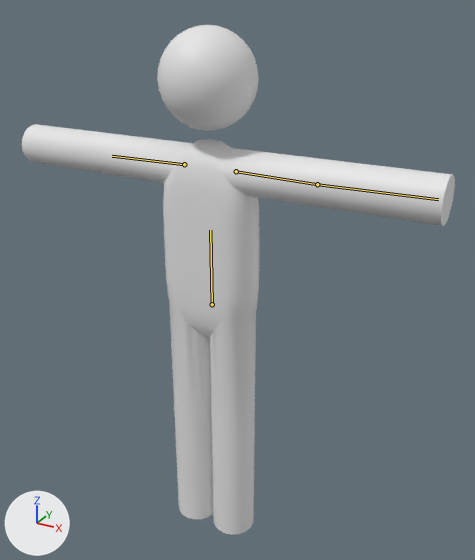
The FBX model Content/Resources/Character01-6.fbx as it was, and as the next commit left it.
Before and after are seen from a 50 mm camera at (0.57, -0.939, 1.025) aimed at (-0.006, 0.108, 0.502). The axes (+X, +Y, +Z) are drawn at lower left. The lights are the same throughout. The bones that change are drawn over the model as lines.

The first picture shows 'vg.body'.
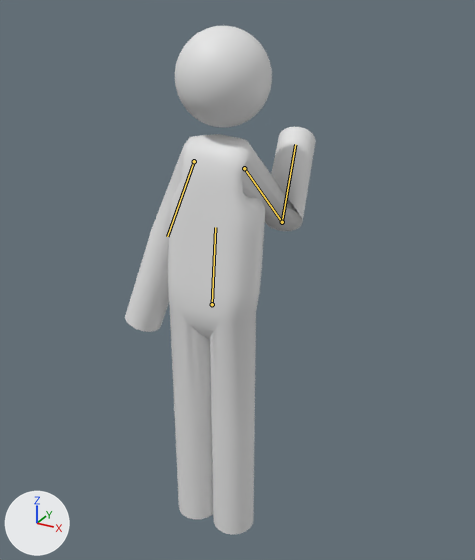
The newer file adds an action. The first version stands in its rest pose; the second is drawn at frame 7 of the action 'Character04|interact'.

Location of each change, (x1, y1, x2, y2) in pixels of the pictures (475 x 560 px):
'vg.body', posed (56% narrower)
    before: (22, 25, 455, 534)
    after: (125, 26, 316, 534)
bone 'spine01', root to tip
    before: (212, 304) to (210, 230)
    after: (212, 304) to (215, 227)
bone 'upperarm_r', root to tip
    before: (236, 171) to (317, 184)
    after: (244, 168) to (282, 222)
bone 'lowerarm_r', root to tip
    before: (317, 184) to (438, 199)
    after: (282, 222) to (295, 144)
bone 'upperarm_l', root to tip
    before: (184, 164) to (112, 156)
    after: (194, 161) to (167, 236)

What the commit changed:
Bone 'spine01' (bone_spine01) turns from (0, 0, 0) to (-7, 0, 0) degrees about its own x, y and z.
Bone 'upperarm_r' (bone_upperarm_r) turns from (0, 0, 0) to (-47, -18, -58) degrees about its own x, y and z.
Bone 'lowerarm_r' (bone_lowerarm_r) turns from (0, 0, 0) to (-97, 19, -25) degrees about its own x, y and z.
Bone 'upperarm_l' (bone_upperarm_l) turns from (0, 0, 0) to (2, 2, 72) degrees about its own x, y and z.
